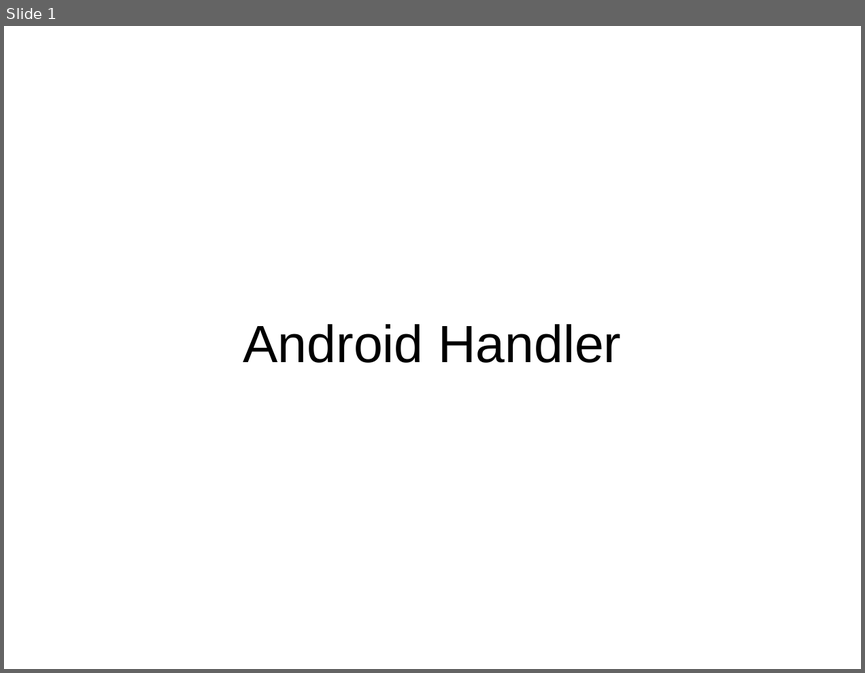
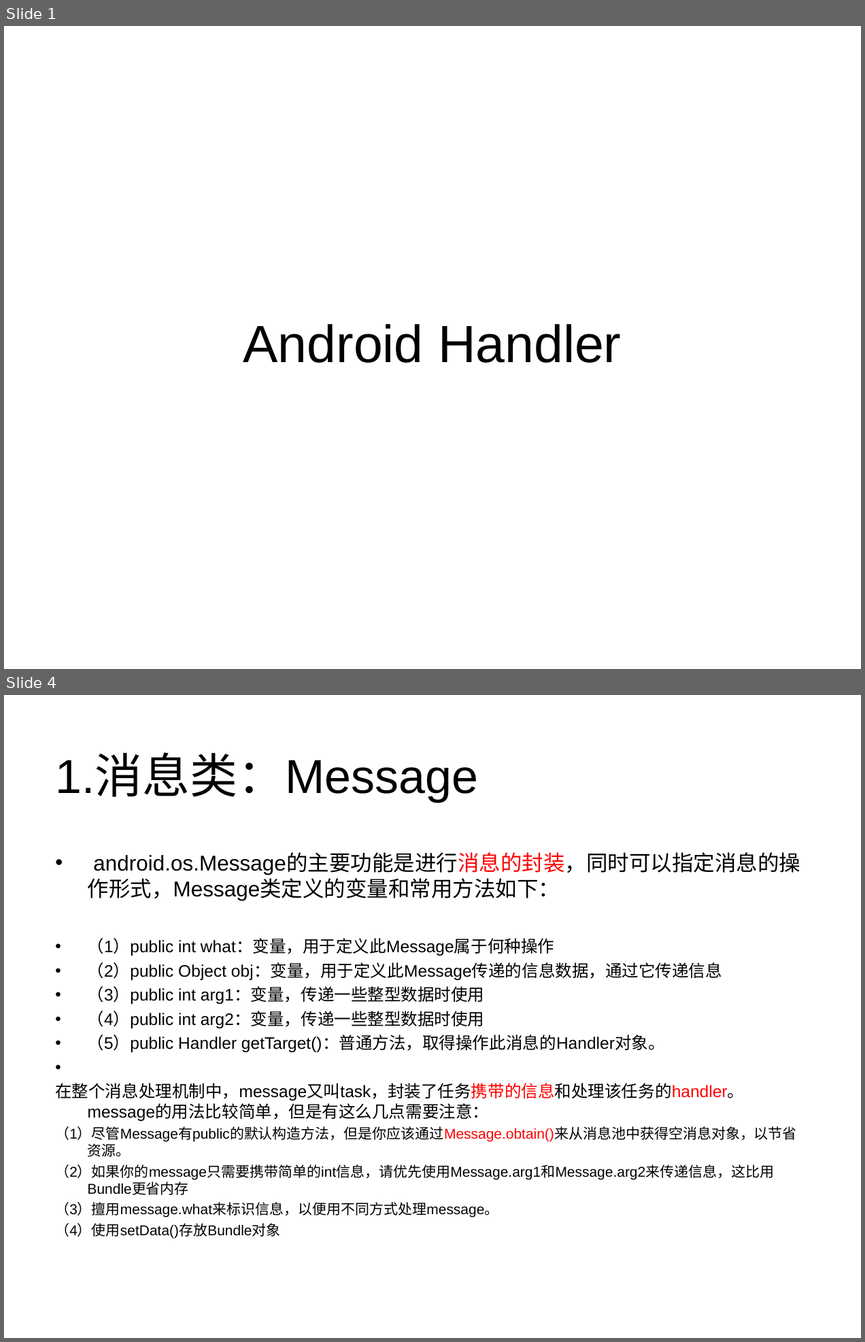
Before and after one commit to PeakLi/Android-Handler, a slide deck: Android Handler.ppt. Shown one above the other, each under a label of ours: slide 1 before the commit, slides 1 and 4 after it; the slides between them are not shown. The pictures are 865x673 and 865x1342 pixels, drawn with LibreOffice and Linux fonts; fonts in the diff are those of the drawing. Boxes give left, top, right and bottom in pixels: in the first picture for what was removed or moved away, otherwise in the second. Text is boxed around its words. In the diff, an @@ line names an element or a change of style, - is before the commit and + after.

```diff
--- a/Android Handler.ppt
+++ b/Android Handler.ppt
@@ slide 4 added at <box>4,695,861,1338</box>, background #FFFFFF @@
@@ title added at <box>55,755,478,802</box>, 40 pt, text #000000 @@
+1.消息类：Message
@@ text added at <box>55,853,800,1238</box>, 14 pt, text #000000 @@
+• android.os.Message的主要功能是进行消息的封装，同时可以指定消息的操作形式，Message类定义的变量和常用方法如下：
+• （1）public int what：变量，用于定义此Message属于何种操作
+• （2）public Object obj：变量，用于定义此Message传递的信息数据，通过它传递信息
+• （3）public int arg1：变量，传递一些整型数据时使用
+• （4）public int arg2：变量，传递一些整型数据时使用
+• （5）public Handler getTarget()：普通方法，取得操作此消息的Handler对象。
+在整个消息处理机制中，message又叫task，封装了任务携带的信息和处理该任务的handler。message的用法比较简单，但是有这么几点需要注意：
+（1）尽管Message有public的默认构造方法，但是你应该通过Message.obtain()来从消息池中获得空消息对象，以节省资源。
+（2）如果你的message只需要携带简单的int信息，请优先使用Message.arg1和Message.arg2来传递信息，这比用Bundle更省内存
+（3）擅用message.what来标识信息，以便用不同方式处理message。
+（4）使用setData()存放Bundle对象
```
Also in this commit, not shown: 1 slide changed, 6 other slides added, 1 slide removed.
